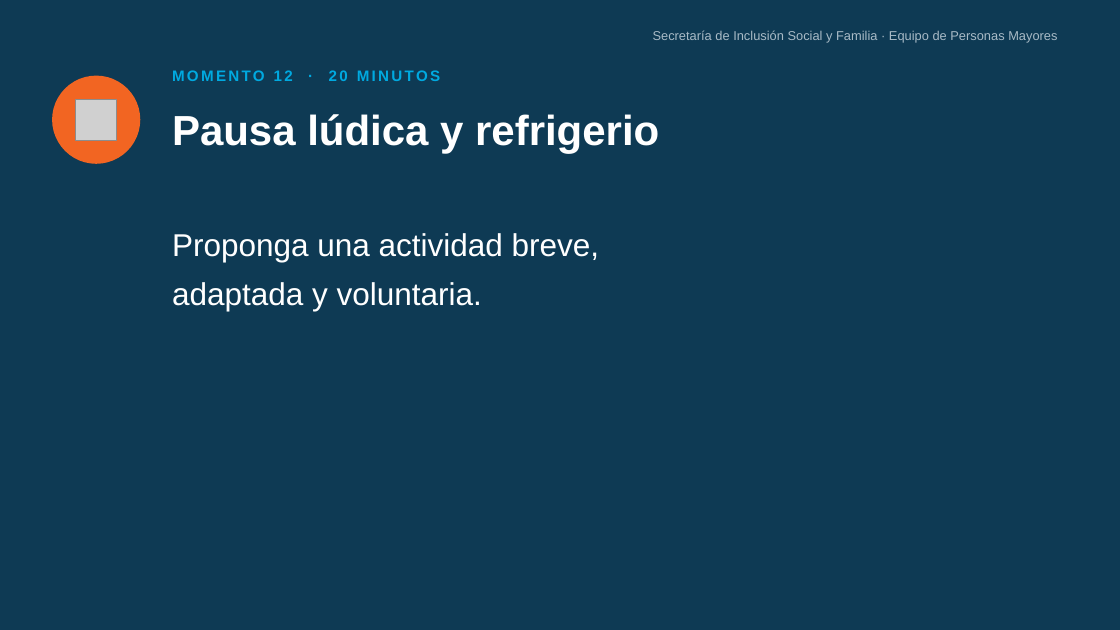
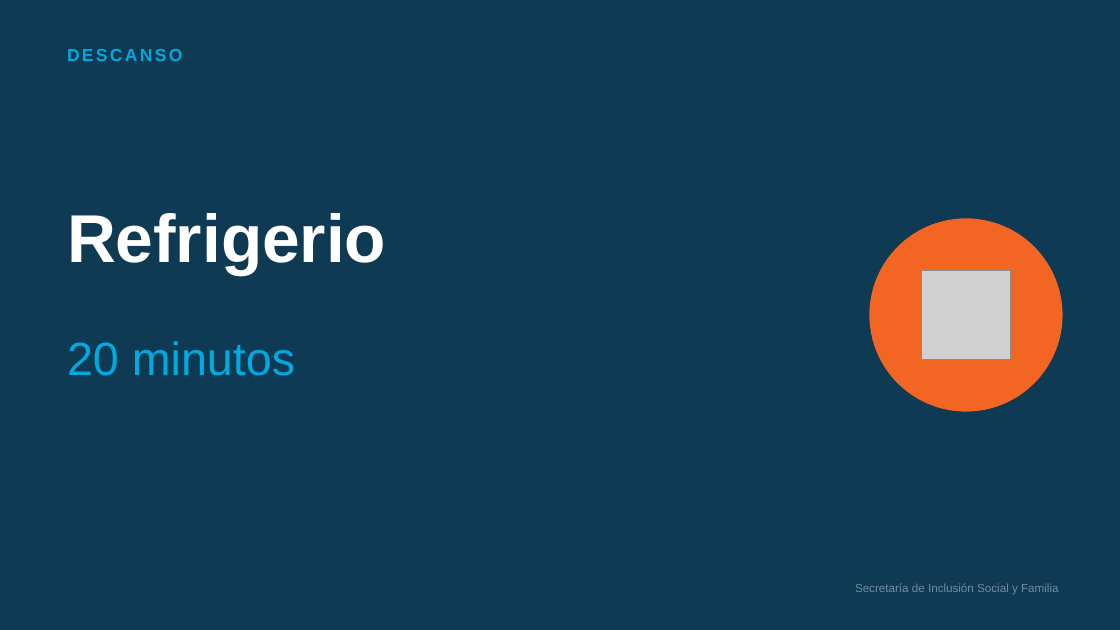
Before and after one commit to alquimia7ia-blip/Alquimia, a slide deck: slide 10 of docs/proyectos/personas-mayores/PPT_Sesion_5_Tecnologia_y_Dinero.pptx (slide 24 before the commit). Drawn at 1120x630 pixels with LibreOffice and Linux fonts; fonts in the diff are those of the drawing; grey boxes stand for pictures. Boxes give left, top, right and bottom in pixels: in the first picture for what was removed or moved away, otherwise in the second. Text is boxed around its words. In the diff, an @@ line names an element or a change of style, - is before the commit and + after.

```diff
--- a/docs/proyectos/personas-mayores/PPT_Sesion_5_Tecnologia_y_Dinero.pptx
+++ b/docs/proyectos/personas-mayores/PPT_Sesion_5_Tecnologia_y_Dinero.pptx
@@ text added at (67, 49, 182, 61), 15 pt, text #00A9E0, bold @@
+DESCANSO
@@ ellipse removed at (52, 76, 140, 164) @@
@@ text removed at (172, 114, 659, 154) @@
-Pausa lúdica y refrigerio
@@ text added at (67, 213, 386, 275), 58 pt, text #FFFFFF, bold @@
+Refrigerio
@@ text removed at (172, 233, 599, 311) @@
-Proponga una actividad breve,
-adaptada y voluntaria.
@@ ellipse added at (870, 218, 1063, 412), fill #F26522 @@
@@ picture: place and size @@
-picture at (76, 99, 116, 139)
+picture at (922, 271, 1011, 360)
@@ text at (67, 341, 295, 376): text changed; size 13 to 40 pt; bold off @@
-MOMENTO 12 · 20 MINUTOS
+20 minutos
@@ text at (855, 583, 1059, 594): text changed; size 11 to 10 pt; text colour #A8BAC6 to #6E8FA3 @@
-Secretaría de Inclusión Social y Familia · Equipo de Personas Mayores
+Secretaría de Inclusión Social y Familia
```
Also in this commit, not shown: 4 other slides changed, 20 slides added, 22 slides removed, 4 other files.
